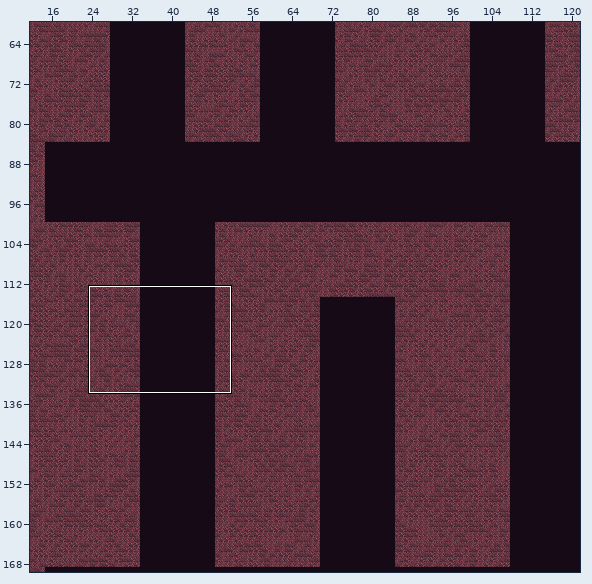
Two states of a Tiled map, android/assets/maps/TunnelMap1.tmx. Above: a wide view before the commit, with the close-up outlined.
Close-up. Before:
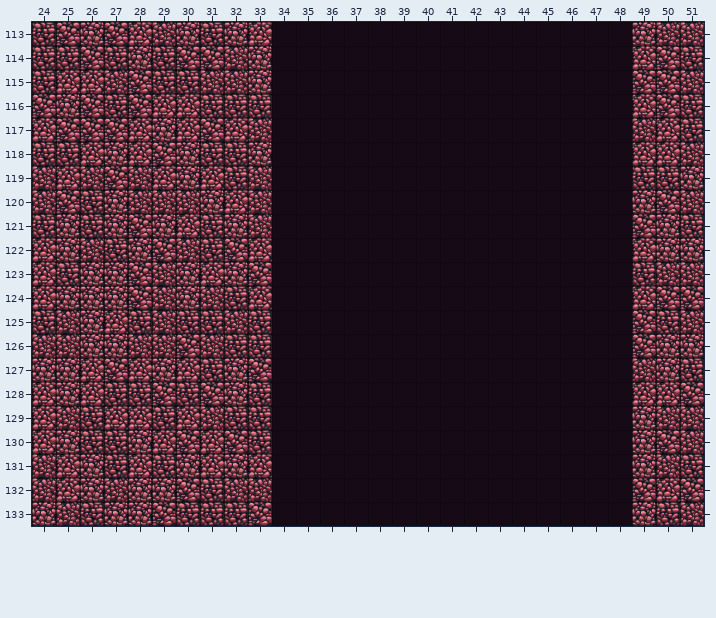
Cells are 64x64 px. Shown: x 24..51, y 113..133. The commit also changed other parts of the map, which this record leaves out.
And afterwards:
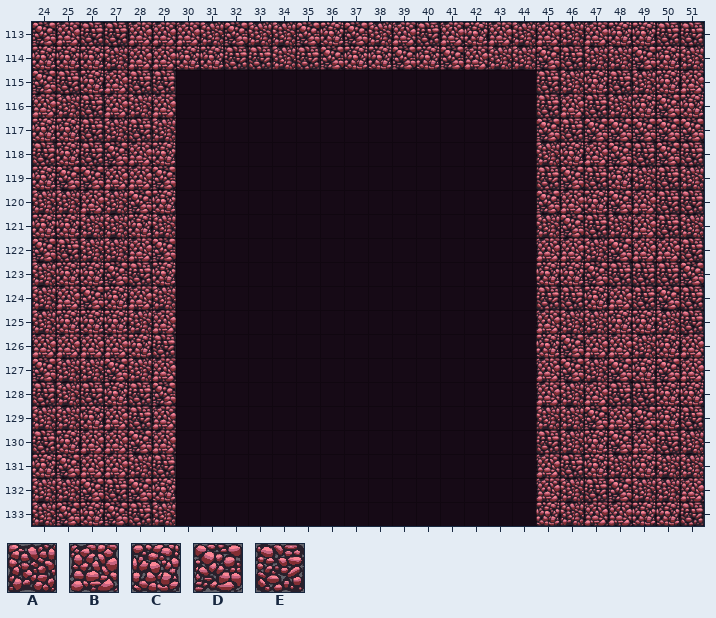
Key: from "tileMapGutter": A 5, B 6, C 7, D 8, E 9.
_ is an empty cell.
Change:
Layer "terrain":
y 113: x 24..27 EDCD -> DBEE; x 29..48 ACECB_______________ -> BBADAADCDABEBCBABABC; x 50..51 AA -> EE
y 114: x 24..51 EEDECEDDAC_______________BDE -> CCCABBCCEEAEDCCDCDBAADEAADCA
y 115: x 24..28 EBBAD -> DECBE; x 30..33 EAAC -> ____; x 45..51 ____DDA -> EACEACB
y 116: x 24..28 DCDED -> BAEBA; x 30..33 BEEE -> ____; x 45..49 ____B -> EBEAC; x 51 E -> C
y 117: x 24..33 BDDDBCBDBA -> CCEAEA____; x 45..51 ____ABE -> DEDDDDD
y 118: x 25..27 EBC -> CED; x 29..33 DCEEC -> C____; x 45..51 ____BBA -> ACBDEDE
y 119: x 24..33 ABADABCBEA -> CDDBBD____; x 45..49 ____E -> EDECA; x 51 C -> A
y 120: x 25..33 DECAAACBA -> ABADC____; x 45..51 ____CDA -> DBCDBEE
y 121: x 24 E -> C; x 26..33 ECDCBECA -> AACA____; x 45..51 ____DCE -> ADEABEA
y 122: x 24..25 BC -> DE; x 27..28 EC -> AB; x 30..33 AEDB -> ____; x 45..48 ____ -> BBAD; x 50..51 CC -> BE
y 123: x 24..25 BE -> AC; x 27..33 CDACBCD -> DEC____; x 45..48 ____ -> CCDE; x 50..51 AA -> ED
y 124: x 24..26 BCC -> ABD; x 28 D -> B; x 30..33 CAEB -> ____; x 45..49 ____B -> EECBE; x 51 D -> E
y 125: x 24..25 EA -> AC; x 27..33 BEAEEAE -> CAB____; x 45..51 ____DEA -> BAACCAE
y 126: x 24..33 AACCAADAEE -> BBBBCE____; x 45..49 ____D -> CDBBA; x 51 C -> B
y 127: x 24..26 CCB -> DAA; x 28..33 BCBECD -> AB____; x 45..51 ____ACE -> BDADCDB
y 128: x 24..27 BCBE -> EAEC; x 30..33 EDCE -> ____; x 45..51 ____BBD -> BABEECC
y 129: x 24 B -> A; x 26 E -> C; x 28..33 BEBAEE -> EB____; x 45..51 ____CAA -> AADBDCE
y 130: x 24 B -> E; x 26..28 EEC -> BBD; x 30..33 DBDE -> ____; x 45..50 ____CD -> EACDBE
y 131: x 24..28 ABCEB -> CDBBA; x 30..33 CBCB -> ____; x 45..48 ____ -> BECA; x 51 E -> A
y 132: x 25..28 BCAC -> ADED; x 30..33 DEAA -> ____; x 45..51 ____DBD -> BAEDAAB
y 133: x 24..33 CAECCDEEED -> ADCDEA____; x 45..48 ____ -> CABB; x 50..51 EA -> CE
Pixel boxes of the changes (left, top, right, bottom) in both close-ups:
changed: (32, 22, 704, 526)
